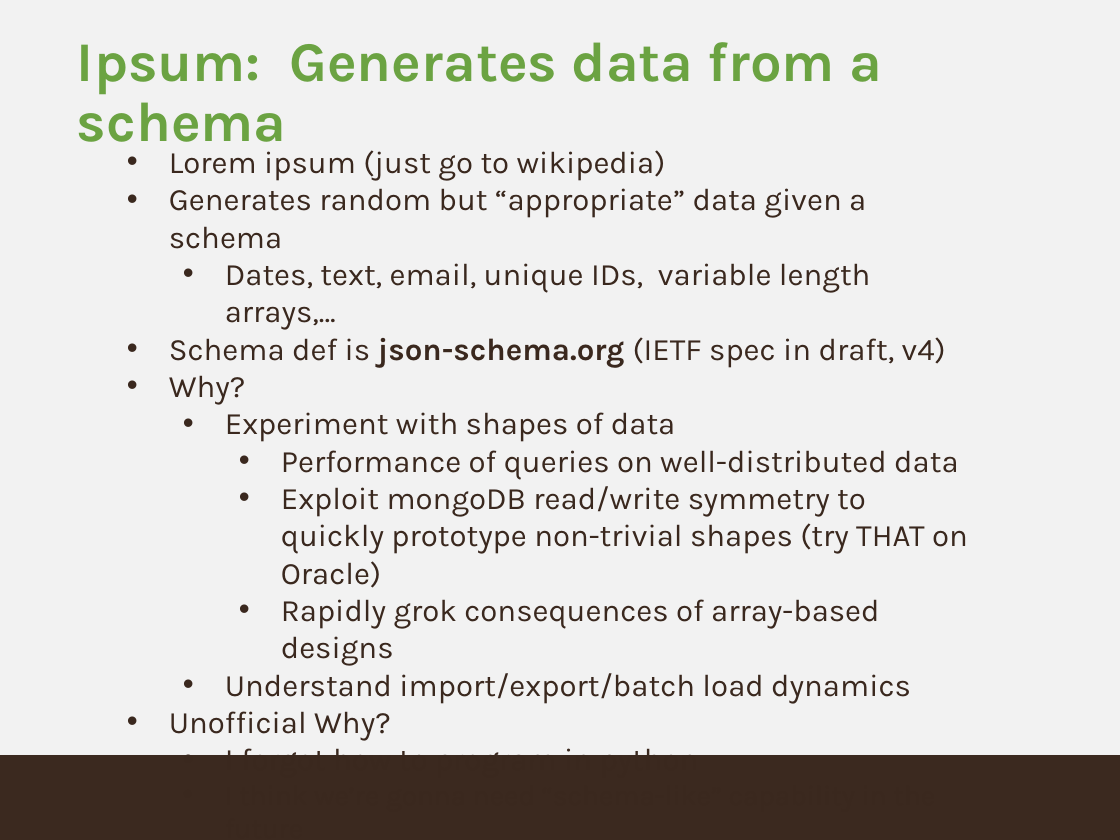
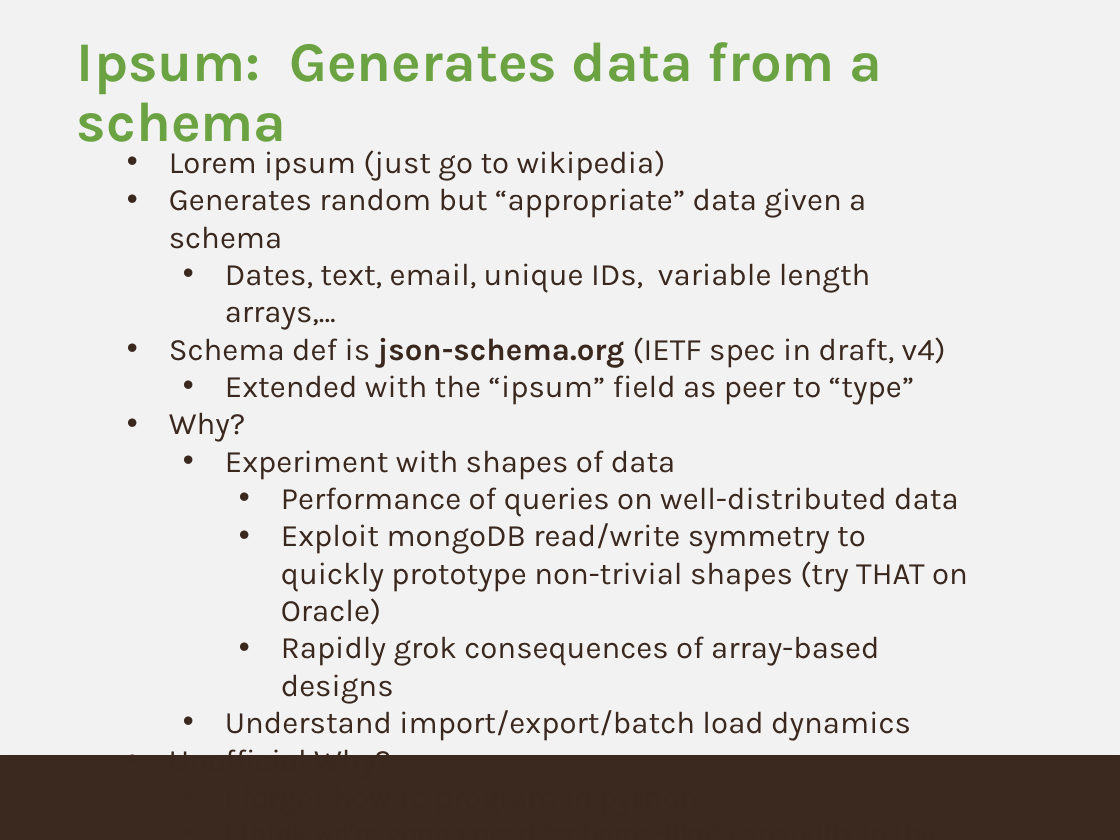
Before and after one commit to buzzm/ipsum, a slide deck: slide 1 of ipsum.pptx. Drawn at 1120x840 pixels with LibreOffice and Linux fonts; fonts in the diff are those of the drawing; background and template pictures are left out. Boxes give left, top, right and bottom in pixels: in the first picture for what was removed or moved away, otherwise in the second. Text is boxed around its words. In the diff, an @@ line names an element or a change of style, - is before the commit and + after.

```diff
--- a/ipsum.pptx
+++ b/ipsum.pptx
@@ text at [225,375,914,405]: paragraph added @@
+  • Extended with the “ipsum” field as peer to “type”
```
Also in this commit, not shown: 3 other slides changed, 1 slide added, 7 other files.
